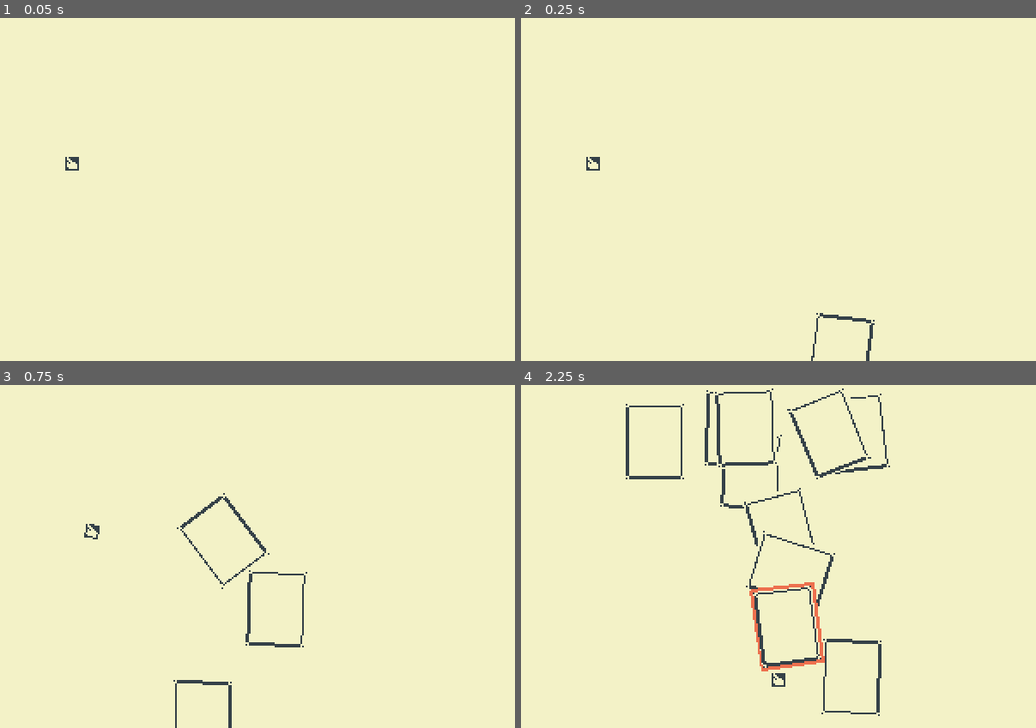
Above: before the commit, frames 1-4 (two rows, left to right).
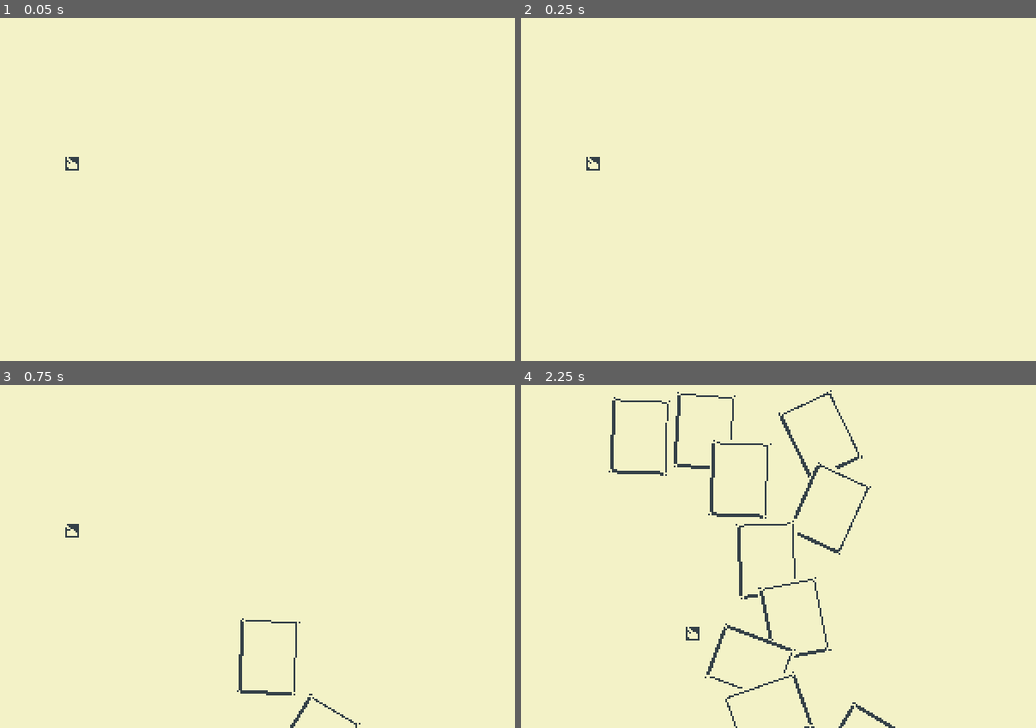
Above: after the commit, the same moments.

Repository: droqen/202403
Game: Godot game, scene res://CardsXXI.tscn
The game is run twice, just before and just after one commit, with the same random seed, the same clock (stepped at 60 frames per second) and the same inputs.
Inputs:
- Up to frame 1 (0.05 s): no input
- Up to frame 2 (0.25 s): no input
- Up to frame 3 (0.75 s): tap Enter at 0.5 s; hold D from 0.53 s (still down); tap Z (A) at 0.6 s
- Up to frame 4 (2.25 s): tap Space at 0.77, 1.52 s; tap X (B) at 0.8, 1.35 s; release D at 1.28 s; hold S 1.28-2.03 s; tap Right (E) at 1.55 s; hold D from 2.03 s (still down); hold Right (E) from 2.03 s (still down)

Frame 1 is identical in both runs. In frame 2, 0.2% of the frame differs, in the area x 56-69%, y 86-100%; in frame 3, 1.6%; in frame 4, 5.8%, in the area x 17-73%, y 1-100%.

Commit message:
mar 29 - created many card effects, win/loss conditions. not balanced or good!!!

Diff:
--- a/mar29_cards/CardsXXI.tscn
+++ b/mar29_cards/CardsXXI.tscn
@@ -12,6 +12,16 @@
 [ext_resource path="res://pixel/cards.png" type="Texture" id=10]
 [ext_resource path="res://navdi/Node Scripts/Pin/Pin.gd" type="Script" id=11]
 [ext_resource path="res://hand.gd" type="Script" id=12]
+[ext_resource path="res://snd/card_power.ogg" type="AudioStream" id=13]
+[ext_resource path="res://snd/card_trash.ogg" type="AudioStream" id=14]
+[ext_resource path="res://snd/card_click.ogg" type="AudioStream" id=15]
+[ext_resource path="res://navdi/Resources/fonts/raw/droqenserif.ttf" type="DynamicFontData" id=16]
+[ext_resource path="res://snd/theme_loss.ogg" type="AudioStream" id=17]
+[ext_resource path="res://snd/theme_win.ogg" type="AudioStream" id=18]
+[ext_resource path="res://snd/theme_miniloss.ogg" type="AudioStream" id=19]
+
+[sub_resource type="DynamicFont" id=4]
+font_data = ExtResource( 16 )
 
 [sub_resource type="RectangleShape2D" id=2]
 extents = Vector2( 150, 10 )
@@ -35,14 +45,51 @@
 height = 200
 bg_color = Color( 0.952941, 0.94902, 0.780392, 1 )
 project_day = "29"
-project_name = "zujana"
+project_name = "Ridiculous Card Game"
 project_icon = ExtResource( 8 )
+
+[node name="status_label" type="Label" parent="."]
+modulate = Color( 0.94902, 0.737255, 0.623529, 1 )
+margin_right = 171.0
+margin_bottom = 200.0
+custom_fonts/font = SubResource( 4 )
+text = "14/14"
+align = 2
+valign = 1
+
+[node name="status_label2" type="Label" parent="."]
+modulate = Color( 0.94902, 0.737255, 0.623529, 1 )
+margin_left = 1.0
+margin_right = 172.0
+margin_bottom = 200.0
+custom_fonts/font = SubResource( 4 )
+text = "14/14"
+align = 2
+valign = 1
 
 [node name="card_sssspawner" type="Node" parent="."]
 script = ExtResource( 4 )
 
 [node name="deal" type="AudioStreamPlayer" parent="card_sssspawner"]
 stream = ExtResource( 5 )
+
+[node name="power" type="AudioStreamPlayer" parent="card_sssspawner"]
+stream = ExtResource( 13 )
+
+[node name="trash" type="AudioStreamPlayer" parent="card_sssspawner"]
+stream = ExtResource( 14 )
+
+[node name="theme_win" type="AudioStreamPlayer" parent="card_sssspawner"]
+pause_mode = 2
+stream = ExtResource( 18 )
+
+[node name="theme_loss" type="AudioStreamPlayer" parent="card_sssspawner"]
+pause_mode = 2
+stream = ExtResource( 17 )
+
+[node name="theme_miniloss" type="AudioStreamPlayer" parent="card_sssspawner"]
+pause_mode = 2
+stream = ExtResource( 19 )
 
 [node name="walls" type="StaticBody2D" parent="."]
 collision_mask = 0
@@ -68,7 +115,7 @@
 
 [node name="hand" type="Node2D" parent="."]
 position = Vector2( 39, 81 )
-z_index = 2
+z_index = 4
 script = ExtResource( 12 )
 
 [node name="Pin" type="Node" parent="hand"]
@@ -90,3 +137,7 @@
 
 [node name="CollisionShape2D" type="CollisionShape2D" parent="hand/pointzone"]
 shape = SubResource( 3 )
+
+[node name="click" type="AudioStreamPlayer" parent="hand"]
+pause_mode = 2
+stream = ExtResource( 15 )
--- a/mar29_cards/card(physical).gd
+++ b/mar29_cards/card(physical).gd
@@ -1,10 +1,35 @@
 extends RigidBody2D
 
+var id : int = 0
+var number : int = 0
+var discarded : bool = false
+var discarded_nicely : bool = false
 
 # Declare member variables here. Examples:
 # var a = 2
 # var b = "text"
 
+const ANIMALS = ["cat", "worm", "egg", "crow", "ant", "eye", "horse", "otter", "husky", "orc", "squid", "kid", "gull", "death"]
+const ANIMALS_PLURAL = ["cats", "worms", "eggs", "crows", "ants", "eyes", "horses", "otters", "huskies", "orcs", "squids", "kids", "gulls", "deaths"]
+const NUMBERS = ["none", "one", "two", "three", "four", "five", "hex", "seven", "eight", "nine", "ten", "leven", "dozen", "13"]
+const NUMBERS_PLURAL = ["nones", "ones", "twos", "threes", "fours", "fives", "hexes", "sevens", "eights", "nines", "tens", "levens", "dozens", "13s"]
+
+func setup(force_id = -1, force_number = -1):
+	id = randi() % (6+1)
+	number = randi() % (13+1)
+	if force_id >= 0: id = force_id
+	if force_number >= 0: number = force_number
+	match id:
+		0: say(ANIMALS[number]+" "+NUMBERS[number])
+		1: say(NUMBERS[number]+" of draws")
+		2: say(NUMBERS[number]+" of trash")
+		3: say("dance with "+NUMBERS[number])
+		4: say("raise em by "+NUMBERS_PLURAL[number])
+		5: say("mix above "+NUMBERS_PLURAL[number])
+		6: say("only under "+ANIMALS_PLURAL[number])
+	$NumberLabel.text = str(number)
+	$NumberLabel2.text = str(number)
+	return self
 
 # Called when the node enters the scene tree for the first time.
 func _ready():
@@ -13,18 +38,24 @@
 
 # Called every frame. 'delta' is the elapsed time since the previous frame.
 func _physics_process(_delta):
-	if abs(angular_velocity) < 10:
-		angular_velocity *= 0.95 # damping
-		angular_velocity -= rotation * lerp(1, 0, abs(angular_velocity) / 10)
+	if discarded:
+		if visible and (not discarded_nicely or randf()<0.25): hide()
+		elif not visible and (discarded_nicely or randf()<0.25): show()
+		if position.y > 220:
+			queue_free()
+	else:
+		if abs(angular_velocity) < 10:
+			angular_velocity *= 0.95 # damping
+			angular_velocity -= rotation * lerp(1, 0, abs(angular_velocity) / 10)
 
-	if position.y > 200:
-		linear_velocity.y -= 10
-	for body in $repelzone.get_overlapping_bodies():
-		var away_from_body = position - body.position
-		linear_velocity += away_from_body.normalized() * 500.0 / max(away_from_body.length_squared(), 100.0)
+		if position.y > 200:
+			linear_velocity.y -= 10
+		for body in $repelzone.get_overlapping_bodies():
+			var away_from_body = position - body.position
+			linear_velocity += away_from_body.normalized() * 500.0 / max(away_from_body.length_squared(), 100.0)
 
 
-func rename(text:String):
+func say(text:String):
 	$Label.text = text
 
 func show_hover():
@@ -32,3 +63,23 @@
 	get_parent().move_child(self, get_parent().get_child_count()-1)
 func hide_hover():
 	$hover.hide()
+
+func dance():
+	angular_velocity = rand_range(5, 8) * sign(randf()-.5)
+	linear_velocity = Vector2.UP.rotated( rand_range(.3,.4) * sign(randf()-.5) ) * rand_range(130, 150)
+
+func discard(nicely:bool):
+	hide_hover()
+	discarded = true
+	angular_damp = 0
+	linear_damp = 0
+	$CollisionShape2D.disabled = true
+	$repelzone/CollisionShape2D.disabled = true
+	angular_velocity = rand_range(5, 8) * sign(randf()-.5)
+	linear_velocity = Vector2.UP.rotated( rand_range(.3,.4) * sign(randf()-.5) ) * rand_range(130, 150)
+	gravity_scale = 3.0
+	if nicely:
+		discarded_nicely = true
+		gravity_scale = 2.0
+		angular_velocity *= 0.1
+	z_index = 3
--- a/mar29_cards/card(physical).tscn
+++ b/mar29_cards/card(physical).tscn
@@ -1,8 +1,9 @@
-[gd_scene load_steps=6 format=2]
+[gd_scene load_steps=7 format=2]
 
 [ext_resource path="res://pixel/cards.png" type="Texture" id=1]
 [ext_resource path="res://card(physical).gd" type="Script" id=2]
 [ext_resource path="res://navdi/Resources/fonts/fiver.tres" type="DynamicFont" id=3]
+[ext_resource path="res://navdi/Resources/fonts/thin8high.tres" type="DynamicFont" id=4]
 
 [sub_resource type="RectangleShape2D" id=3]
 extents = Vector2( 15, 20 )
@@ -37,6 +38,27 @@
 text = "There is no life without videogame"
 align = 1
 valign = 1
+autowrap = true
+
+[node name="NumberLabel" type="Label" parent="."]
+modulate = Color( 0.207843, 0.254902, 0.282353, 1 )
+margin_left = -14.0
+margin_top = -20.0
+margin_right = 16.0
+margin_bottom = 20.0
+custom_fonts/font = ExtResource( 4 )
+text = "13"
+autowrap = true
+
+[node name="NumberLabel2" type="Label" parent="."]
+modulate = Color( 0.207843, 0.254902, 0.282353, 1 )
+margin_left = 14.0
+margin_top = 20.0
+margin_right = 44.0
+margin_bottom = 60.0
+rect_rotation = -179.978
+custom_fonts/font = ExtResource( 4 )
+text = "13"
 autowrap = true
 
 [node name="repelzone" type="Area2D" parent="."]
--- a/mar29_cards/card_sssspawner.gd
+++ b/mar29_cards/card_sssspawner.gd
@@ -2,21 +2,105 @@
 
 onready var bank = $"../bank"
 
+var score = 0
+var maxscore = 14
+
+onready var labels = [$"../status_label",$"../status_label2"]
+
 func _ready():
-	call_deferred('spawn_cards')
-func spawn_cards():
-	for i in range(10):
-		var card : RigidBody2D = bank.spawn("card(physical)", "cards", Vector2(rand_range(50,250),250))
-#		var card : RigidBody2D = bank.spawn("card(physical)", "cards", Vector2(300,250))
-		match i:
-			0: card.rename("draw seven")
-			1: card.rename("Hello World")
-			2: card.rename("a card that does nothing")
-			4: card.rename("ready for the next day")
-			_: card.rename("-")
+	randomize()
+	for label in labels: label.text = ""
+	call_deferred('spawn_cards', 10)
+func spawn_cards(count):
+	for i in range(count):
+		yield(get_tree().create_timer(0.25 - 0.002 * i * i),"timeout")
+		var card : RigidBody2D = bank.spawn("card(physical)", "cards", Vector2(rand_range(50,250),250)).setup()
 		card.rotation = rand_range(-.25,.25) * PI
 		card.angular_velocity = -card.rotation * rand_range(30,50)
-		card.linear_velocity = Vector2(rand_range(-50,50) + 2.0*(150-card.position.x), rand_range(-100,-50)-0.5*card.position.y)
+		card.linear_velocity = Vector2(
+			rand_range(-50,50) + 2.0*(150-card.position.x),
+			rand_range(-100,-50)-0.2*card.position.y)
 		$deal.pitch_scale = 1.0 + 0.1 * i
 		$deal.play()
+func insert_cards(cards):
+	for i in range(len(cards)):
 		yield(get_tree().create_timer(0.25 - 0.002 * i * i),"timeout")
+#		var card : RigidBody2D = bank.spawn("card(physical)", "cards", Vector2(rand_range(50,250),250)).setup()
+		var card = cards[i]
+		card.position = Vector2(rand_range(50,250),250)
+		card.rotation = rand_range(-.25,.25) * PI
+		card.angular_velocity = -card.rotation * rand_range(30,50)
+		card.linear_velocity = Vector2(
+			rand_range(-50,50) + 2.0*(150-card.position.x),
+			rand_range(-100,-50)-0.2*card.position.y)
+		$deal.pitch_scale = 1.0 + 0.1 * i
+		$deal.play()
+func discard_cards_randomly(count):
+	var cards_group = bank.get_group("cards")
+	for i in range(count):
+		yield(get_tree().create_timer(0.25 - 0.002 * i * i),"timeout")
+		if cards_group.get_child_count() > 0:
+			discard_card(cards_group.get_child(randi() % cards_group.get_child_count()), false)
+func click_card(card):
+	match card.id:
+		0: pass # nothing happen
+		1: call_deferred('spawn_cards', card.number)
+		2: call_deferred('discard_cards_randomly', card.number)
+		3:
+			var cards = bank.get_group("cards").get_children()
+			cards.shuffle()
+			for i in range(len(cards)):
+				if i < card.number:
+					cards[i].dance()
+				else:
+					call_deferred('discard_card', cards[i], false)
+		4:
+			for card2 in bank.get_group("cards").get_children():
+				var sum = card.number + card2.number
+				call_deferred('discard_card', card2, false)
+				if sum <= 13:
+					bank.spawn("card(physical)", "cards", card2.position).setup(-1, sum)
+		5:
+			for card2 in bank.get_group("cards").get_children():
+				if card2.number > card.number:
+					call_deferred('discard_card', card2, false)
+					bank.spawn("card(physical)", "cards", card2.position).setup(-1, card2.number)
+		6:
+			for card2 in bank.get_group("cards").get_children():
+				if card2.number > card.number:
+					call_deferred('discard_card', card2, false)
+					bank.spawn("card(physical)", "cards", card2.position).setup(-1, randi()%int(max(1,card.number)))
+	if card.number == score:
+		score += 1
+		for label in labels: label.text = "%d/%d"%[score,maxscore]
+		if score == 14:
+			$theme_win.play()
+			get_tree().paused = true
+			yield($theme_win,"finished")
+			get_tree().paused = false
+			for label in labels: label.text = "finish"
+	elif score > 0 and score < 14:
+		$theme_miniloss.play()
+		get_tree().paused = true
+		yield($theme_miniloss,"finished")
+		get_tree().paused = false
+		score = 0
+		for label in labels: label.text = ""
+	discard_card(card, true)
+func discard_card(card : Node2D, nicely : bool):
+	if nicely:
+		$power.play()
+	else:
+		$trash.play()
+	card.discard(nicely)
+	bank.get_group("cards").remove_child(card)
+	get_parent().add_child(card)
+
+	if bank.get_group("cards").get_child_count() == 0:
+		yield(get_tree().create_timer(1.0),"timeout")
+		$theme_loss.play()
+		get_tree().paused = true
+		yield($theme_loss,"finished")
+		get_tree().paused = false
+		for label in labels: label.text = ""
+		call_deferred('spawn_cards', 10)
--- a/mar29_cards/hand.gd
+++ b/mar29_cards/hand.gd
@@ -1,5 +1,9 @@
 extends Node2D
 
+onready var cardmgr = $"../card_sssspawner"
+
+enum { CLICKBUF }
+onready var bufs = Bufs.new([[CLICKBUF,9]])
 
 var velocity = Vector2(0,0)
 
@@ -9,18 +13,34 @@
 func _physics_process(_delta):
 	var pin = $Pin
 	pin.process_pins()
-	var goal_velocity = pin.stick * 2.0
-	var accel = 0.15
-	velocity += (goal_velocity - velocity).clamped(accel)
+	bufs.process_bufs()
+	if bufs.has(CLICKBUF):
+		$SheetSprite.setup([88,79],5)
+		velocity *= 0
+	else:
+		$SheetSprite.setup([77])
+		var goal_velocity = pin.stick * 2.0
+		var accel = 0.15
+		velocity += (goal_velocity - velocity).clamped(accel)
 #	velocity *= 0.95
 	position += velocity
-	rotation = lerp(rotation, velocity.x * 0.10, 0.1)
+	rotation = lerp(rotation, (velocity.x-velocity.y) * 0.05, 0.1)
 	var cards_here = $pointzone.get_overlapping_bodies()
 	if hovered:
-		if not hovered in cards_here:
-			hovered.hide_hover()
+		if pin.a.pressed:
+			bufs.on(CLICKBUF)
+			cardmgr.click_card(hovered)
 			hovered = null
+#			hovered.discard()
+			# do something
+		else:
+			if not hovered in cards_here:
+				hovered.hide_hover()
+				hovered = null
 	else:
-		if cards_here:
+		if pin.a.pressed:
+			bufs.on(CLICKBUF)
+			$click.play()
+		elif cards_here:
 			hovered = cards_here[0]
 			hovered.show_hover()
--- a/mar29_cards/project.godot
+++ b/mar29_cards/project.godot
@@ -224,7 +224,7 @@
 
 [application]
 
-config/name="2024, March 29: zujana."
+config/name="2024, March 29: Ridiculous Card Game."
 run/main_scene="res://CardsXXI.tscn"
 boot_splash/image="res://pixel/cards10x10.png"
 boot_splash/fullsize=false
@@ -259,6 +259,7 @@
 [rendering]
 
 quality/driver/driver_name="GLES2"
+2d/snapping/use_gpu_pixel_snap=true
 vram_compression/import_etc=true
 vram_compression/import_etc2=false
 environment/default_clear_color=Color( 0.952941, 0.94902, 0.780392, 1 )
Not shown: 1 places in mar29_cards/CardsXXI.tscn that only renumber resources
Binary file changed: mar29_cards/pixel/cards.png
Not shown, added: mar29_cards/snd/card_click.ogg.import
Not shown, added: mar29_cards/snd/card_power.ogg.import
Not shown, added: mar29_cards/snd/card_trash.ogg.import
Not shown, added: mar29_cards/snd/theme_loss.ogg.import
Not shown, added: mar29_cards/snd/theme_miniloss.ogg.import
Not shown, added: mar29_cards/snd/theme_win.ogg.import
Not shown, changed: mar29_cards/pixel/cards.pyxel
Not shown, added: mar29_cards/ridcardgame.zip
Not shown, added: mar29_cards/snd/card_click.ogg
Not shown, added: mar29_cards/snd/card_power.ogg
(and 4 more such lines)
